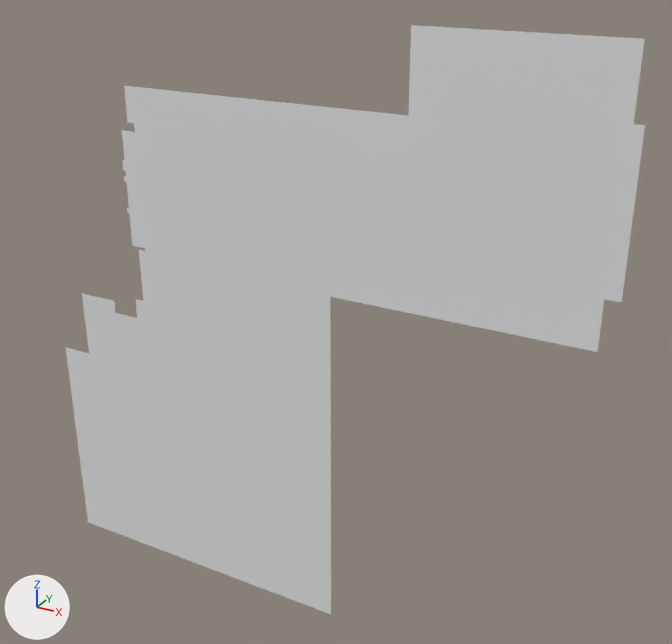
An edit to the OBJ model Assets/Tiled2Unity/Meshes/Map.obj, drawn before and after from the same camera.
Camera for both pictures: a 50 mm camera at (11.8, -123.5, -10.2) aimed at (-59.0, 5.3, -74.6). The lights are fixed; the arrows at lower left show +X, +Y and +Z. Where no turn or scale is listed for an object, it has been applied to the vertices.

Names of what the first picture shows: 'Map'.
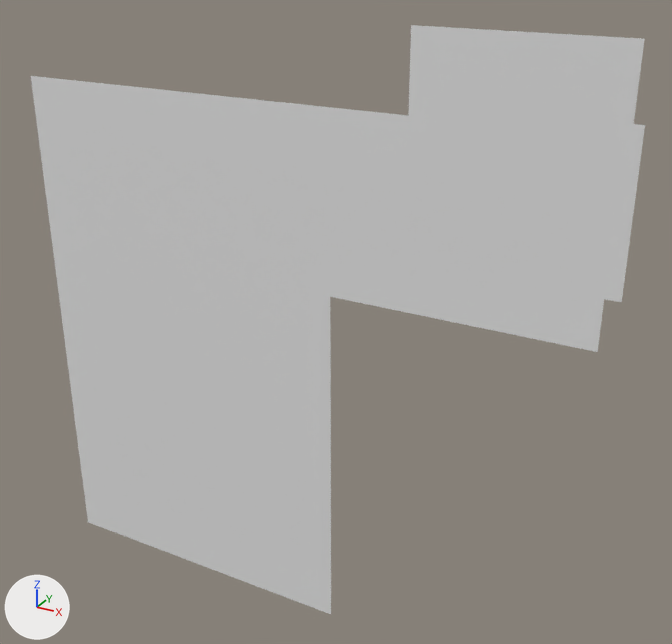
Commit message: even better map

Boxes [x1, y1, x2, y2] around the edits, measured in the pictures (672 x 644 px):
'Map', reshaped (6% wider): before [66, 25, 645, 614]; after [31, 25, 645, 614]
part 1 of me_map, added: after [31, 76, 143, 353]

The change in detail:
me_map is used by ob_map; location (0.0, 0.0, 0.0).
me_map had 29893 vertices, 29424 faces and spanned x -118.6..-11.0, y 0.0, z -133.4..-24.5.
me_map now has 33967 vertices, 33515 faces and spans x -118.6..-11.0, y 0.0, z -133.4..-24.5.
me_map part 1: 4074 vertices added at x -118.6..-96.0, y 0.0, z -90.2..-37.0.
